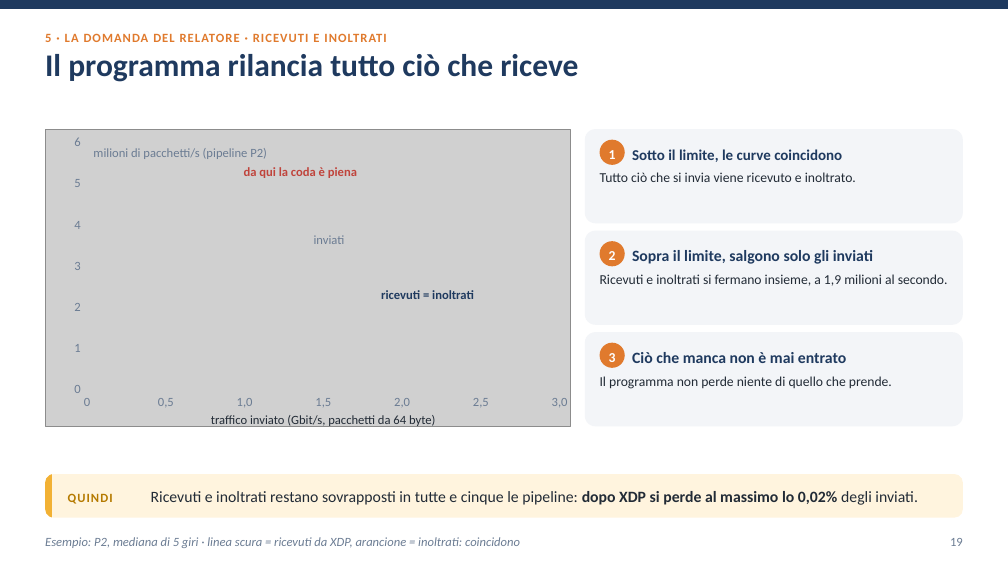
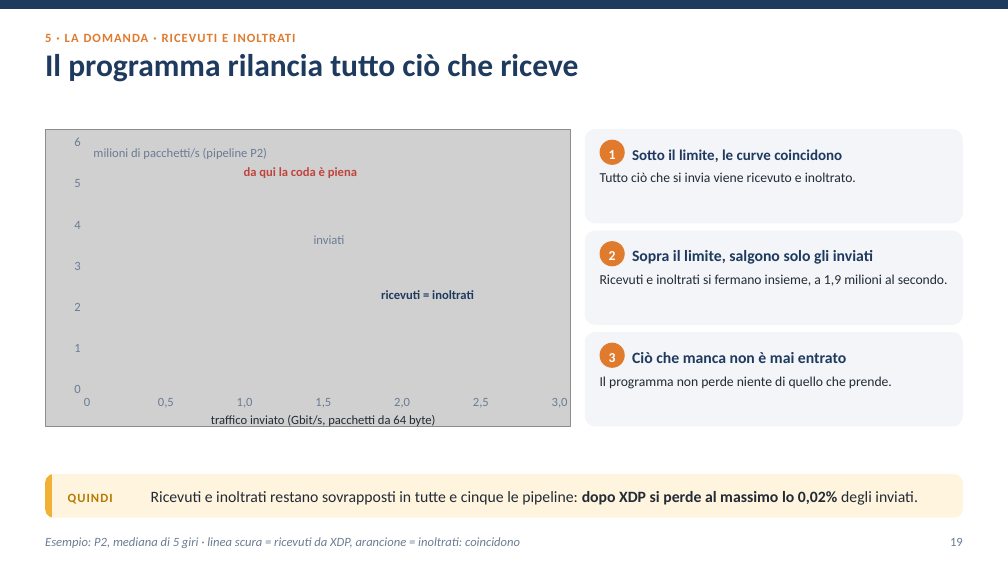
Before and after one commit to ettore-cantile/ipa_lab, a slide deck: slide 19 of docs/Test reale su dual boot.pptx. Drawn at 1008x567 pixels with LibreOffice and Linux fonts; fonts in the diff are those of the drawing; grey boxes stand for pictures. Boxes give left, top, right and bottom in pixels: in the first picture for what was removed or moved away, otherwise in the second. Text is boxed around its words. In the diff, an @@ line names an element or a change of style, - is before the commit and + after.

```diff
--- a/docs/Test reale su dual boot.pptx
+++ b/docs/Test reale su dual boot.pptx
@@ text at bbox=[45, 33, 295, 42]: text changed @@
-5 · LA DOMANDA DEL RELATORE · RICEVUTI E INOLTRATI
+5 · LA DOMANDA · RICEVUTI E INOLTRATI
```
Also in this commit, not shown: 8 other slides changed, 11 other files.
